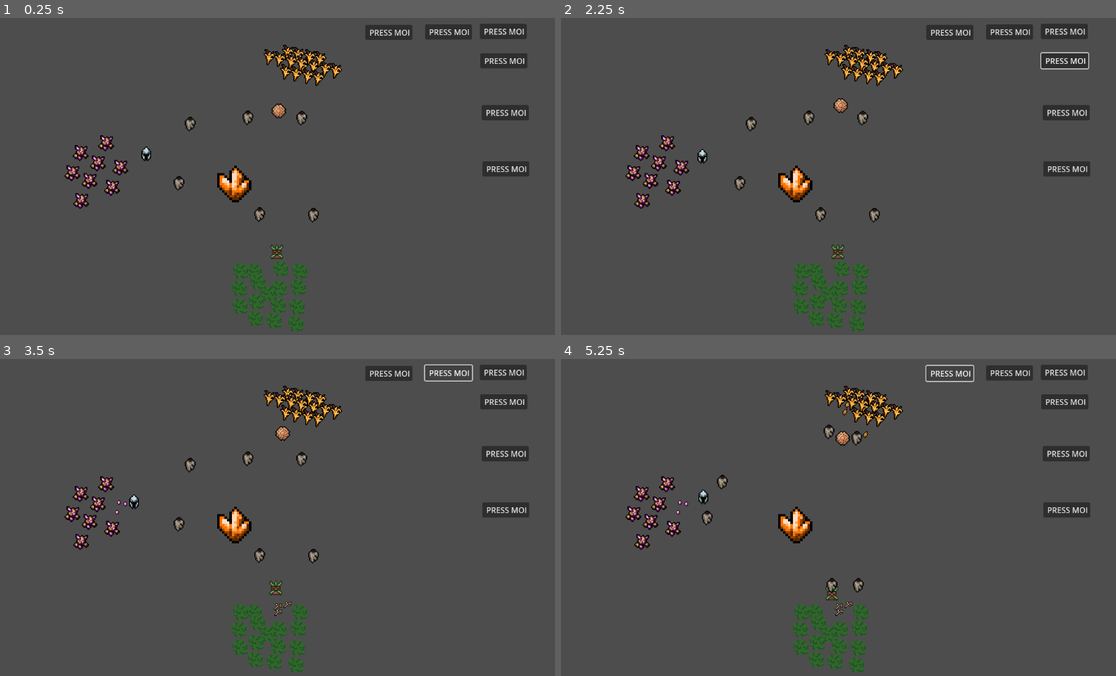
Above: before the commit, frames 1-4 (two rows, left to right).
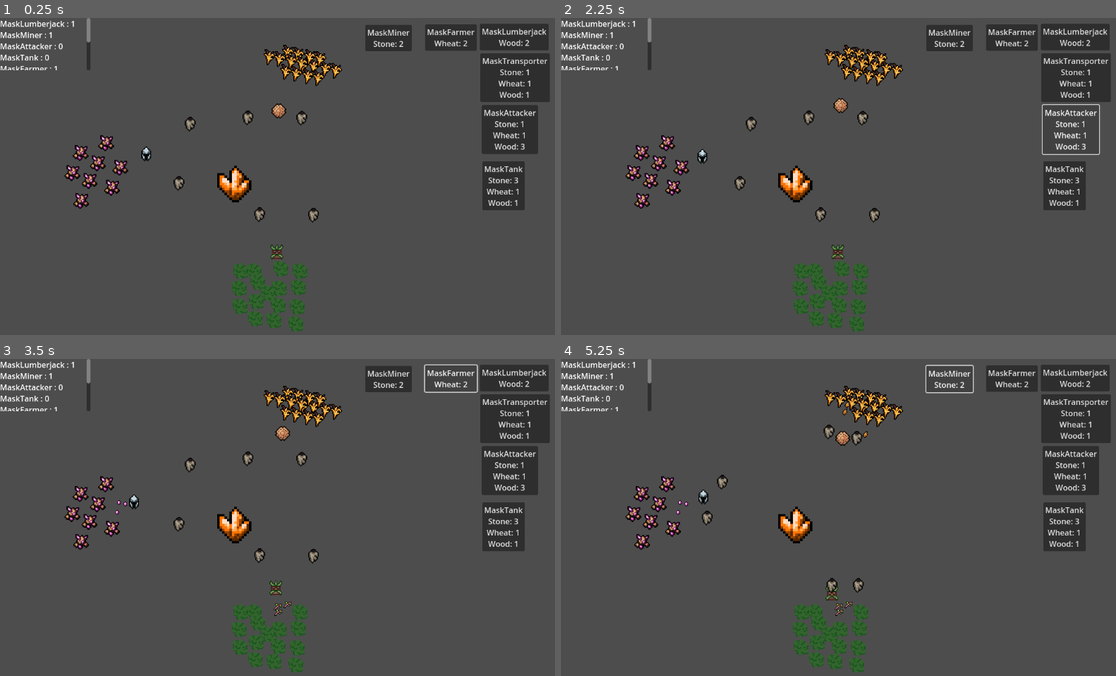
Above: after the commit, the same moments.

Repository: Kayno0o/gwj-86-godot
Game: Godot game, scene res://stages/game/game.tscn
Same seed, same stepped clock (60 frames per second), same inputs: the game is played once before the commit and once after it.
Inputs (mouse positions are in pixels of both pictures, inside the frame that each line leads up to):
- Up to frame 1 (0.25 s): no input
- Up to frame 2 (2.25 s): click (1066, 62) at 0.5 s, where only the run before the commit has a clickable "PRESS MOI"; click (1077, 78) at 1.25 s, where only the run after the commit has a clickable "MaskTransporter Stone: 1 Whea…"; click (1071, 128) at 2 s, where only the run after the commit has a clickable "MaskAttacker Stone: 1 Wheat: …"
- Up to frame 3 (3.5 s): click (449, 378) at 2.75 s, where only the run after the commit has a clickable "MaskFarmer Wheat: 2"
- Up to frame 4 (5.25 s): click (1077, 378) at 3.5 s, where only the run after the commit has a clickable "MaskLumberjack Wood: 2"; click (1066, 527) at 4.25 s, where only the run after the commit has a clickable "MaskTank Stone: 3 Wheat: 1 Wo…"; click (949, 378) at 5 s, where only the run after the commit has a clickable "MaskMiner Stone: 2"

The runs differ from the first frame. In frame 1, 5.7% of the frame differs, in the area x 0-99%, y 0-61%; in frame 2, 5.0%; in frame 3, 5.5%; in frame 4, 5.6%.
Error before the commit: Invalid access to property or key 'inventorychanged' on a base object of type 'Node2D (Totem)'. (res://Ui/totem/minitotem/minitotembubble.gd:9)

Commit message:
connected : inventory and buy
bugged : after buying 1 time, the next buy will be free

Diff:
--- a/Ui/totem/minitotem/minitotembubble.gd
+++ b/Ui/totem/minitotem/minitotembubble.gd
@@ -1,29 +1,32 @@
 extends Control
 
-var current_price : Dictionary
+var current_price : Dictionary[String, int]
 
 signal price_changed()
 
 # Called when the node enters the scene tree for the first time.
 func _ready() -> void:
-	get_parent().get_parent().inventorychanged.connect(_on_inventory_changed)
+	InventoryManager.update_inventory.connect(_on_update_inventory)
 	for ressource in get_parent().main_ressources :
 		if get_parent().main_ressources[ressource] > 0 :
 			current_price.get_or_add(ressource, get_parent().main_ressources[ressource])
 	price_changed.connect(_on_price_changed)
 	price_changed.emit()
 
-func _on_inventory_changed(inventory : Dictionary) :
-	print_debug(inventory)
+func _on_update_inventory() :
 	pass
+	#print_debug(InventoryManager.inventory)
+	#pass
 
 func _on_button_pressed() -> void:
-	if get_parent().get_parent().has_fund_for_list(current_price) :
-		get_parent().get_parent().pay_list(current_price)
+	if InventoryManager.can_pay(current_price) :
+		InventoryManager.add_shopping_list(current_price)
 		get_parent().spawn()
 		for item in current_price :
 			if current_price[item] != 0 :
 				current_price[item] += 1
+			print_debug("current price : " + str(current_price[item]))
+			print_debug("item : " + item)
 		price_changed.emit()
 
 func _on_price_changed():
--- a/scripts/global/InventoryManager.gd
+++ b/scripts/global/InventoryManager.gd
@@ -18,7 +18,7 @@
 var entities_keys = Enum.EntityType.keys()
 var items_keys = Enum.ItemType.keys()
 
-signal update_inventory
+signal update_inventory()
 
 func init() -> void:
 	for entityType in entities_keys:
@@ -33,7 +33,7 @@
 	update_inventory.emit()
 
 # dépose un item dans l'inventaire
-func deposit_item(itemtype: String, amount: int) -> void:
+func deposit_item(itemtype: String, amount: float) -> void:
 	inventory[itemtype] += amount
 	update_inventory.emit()
 
@@ -126,6 +126,7 @@
 	_pay_given_list(current_list)
 
 func _pay_given_list(given_list: Dictionary[String, int], instantly: bool = false) -> void:
+	print_debug(given_list)
 	for item in given_list:
 		if _is_item_an_entity(item):
 			# send random entities of given type to sacrifice
@@ -180,7 +181,7 @@
 		if not event.pressed: return
 		if event.keycode == KEY_T:
 			print_debug(can_pay({
-				"MaskTransporter": 2
+				"Stone": 2
 			}))
 		if event.keycode == KEY_P:
 			print_debug(add_shopping_list({
--- a/stages/game/game.tscn
+++ b/stages/game/game.tscn
@@ -11,6 +11,7 @@
 [ext_resource type="PackedScene" uid="uid://c0x6jgtd4wswl" path="res://entities/mask/mask_orange/mask_orange.tscn" id="9_51ysb"]
 [ext_resource type="PackedScene" uid="uid://chlm7ig6hfol0" path="res://entities/mask/mask_white/mask_white.tscn" id="10_w77vm"]
 [ext_resource type="PackedScene" uid="uid://cwy0xgki0ltex" path="res://stages/gamemaster/gamemaster.tscn" id="11_51ysb"]
+[ext_resource type="Script" uid="uid://b6lpseqjnwf7c" path="res://stages/game/test_inventory.gd" id="12_3saht"]
 
 [node name="Node2D" type="Node2D"]
 script = ExtResource("1_7h61r")
@@ -176,3 +177,8 @@
 
 [node name="GameMaster" parent="." instance=ExtResource("11_51ysb")]
 day_lenght = 60.0
+
+[node name="RichTextLabel" type="RichTextLabel" parent="."]
+offset_right = 185.0
+offset_bottom = 107.0
+script = ExtResource("12_3saht")
--- /dev/null
+++ b/stages/game/test_inventory.gd
@@ -0,0 +1,22 @@
+extends RichTextLabel
+
+
+# Called when the node enters the scene tree for the first time.
+func _ready() -> void:
+	InventoryManager.update_inventory.connect(_test)
+	InventoryManager.update_inventory.emit()
+
+
+func _test() :
+	var _texte : String
+	var number = 0
+	for item in InventoryManager.inventory :
+		print_debug(item)
+		if InventoryManager.entities_keys.has(item) :
+			number = InventoryManager.inventory[item].size()
+		elif InventoryManager.inventory[item] == null :
+			number = 0
+		else :
+			number = InventoryManager.inventory[item]
+		_texte = _texte + item + " : " + str(number) + "\n"
+	self.text= _texte
Not shown: 1 places in stages/game/game.tscn that only renumber resources
Not shown, added: stages/game/test_inventory.gd.uid
